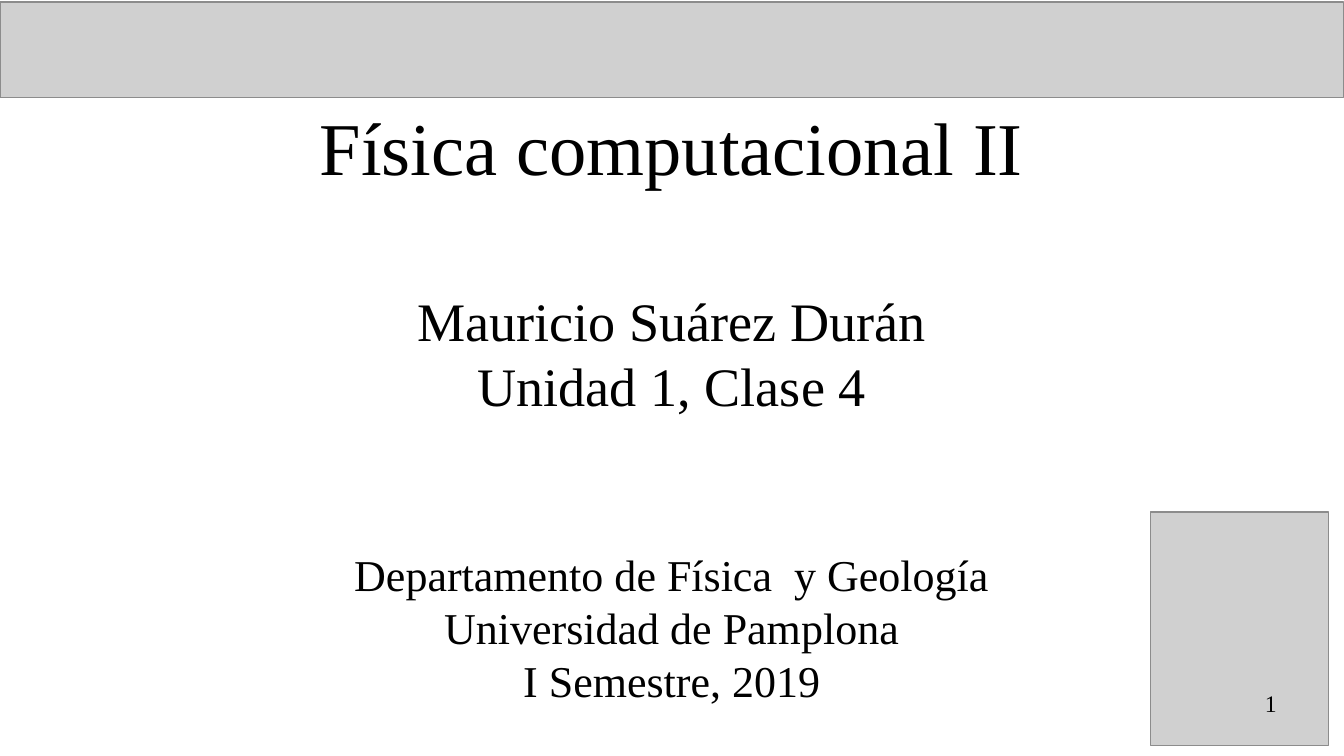
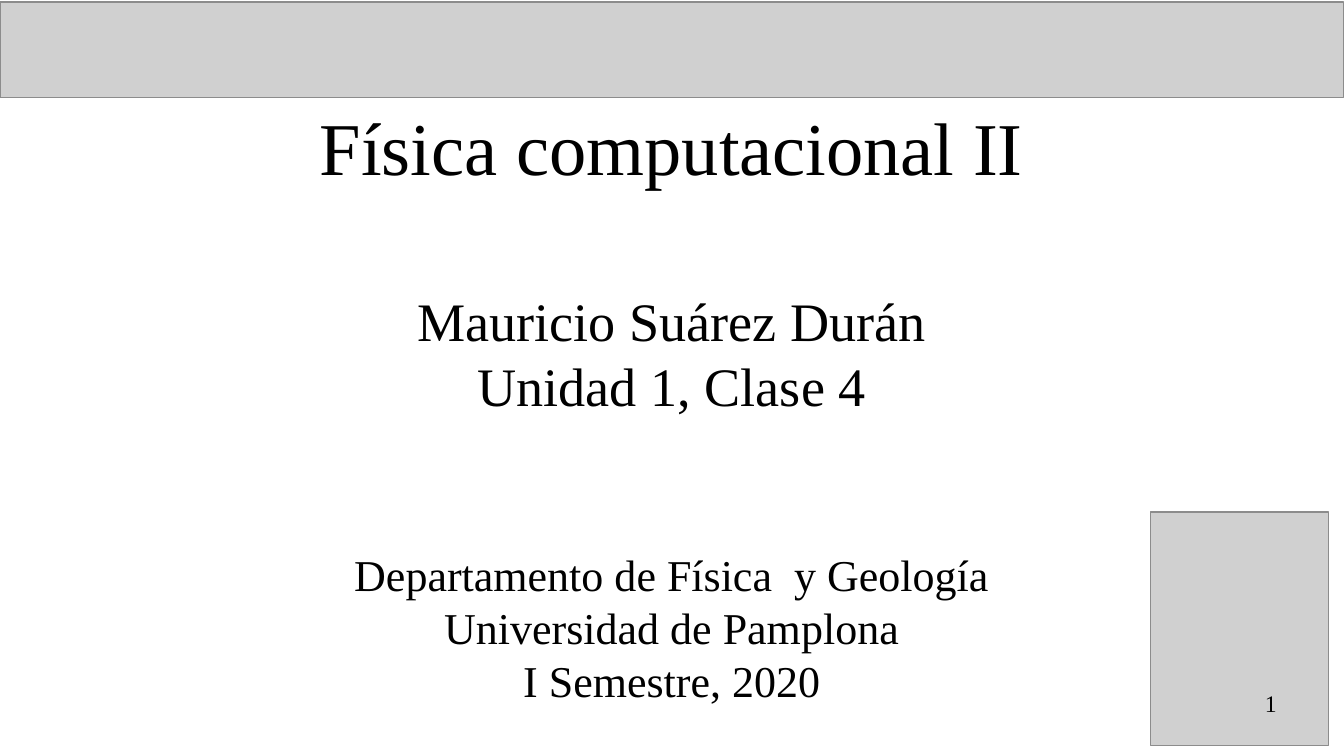
Before and after one commit to fiscompunipamplona/unidad1_Datos, a slide deck: slide 1 of clases/clase4.odp. Drawn at 1344x756 pixels with LibreOffice and Linux fonts; fonts in the diff are those of the drawing; grey boxes stand for pictures. Boxes give left, top, right and bottom in pixels: in the first picture for what was removed or moved away, otherwise in the second. Text is boxed around its words. In the diff, an @@ line names an element or a change of style, - is before the commit and + after.

```diff
--- a/clases/clase4.odp
+++ b/clases/clase4.odp
@@ subtitle at (523,667,820,704): text changed @@
-I Semestre, 2019
+I Semestre, 2020
```
Also in this commit, not shown: 4 other files.
